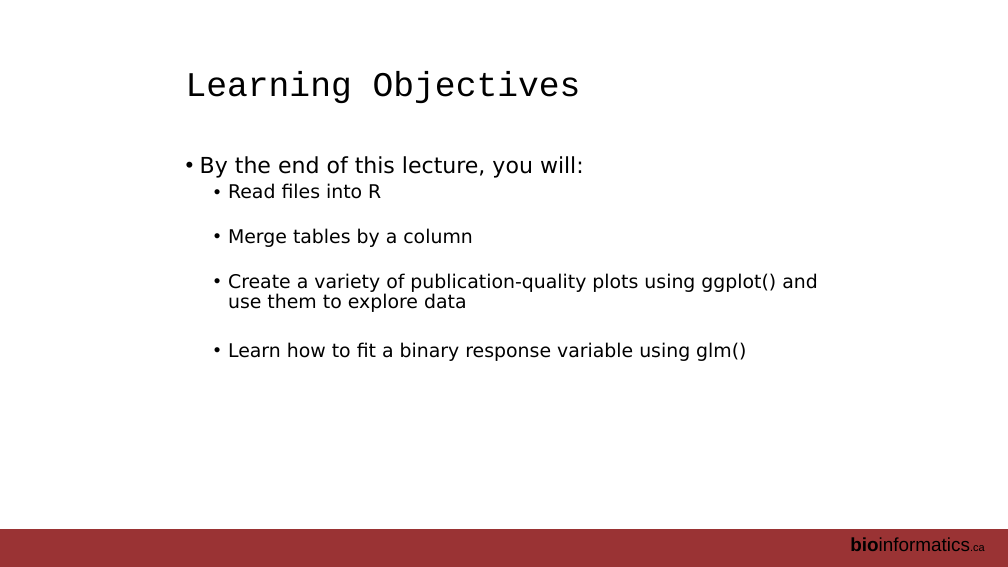
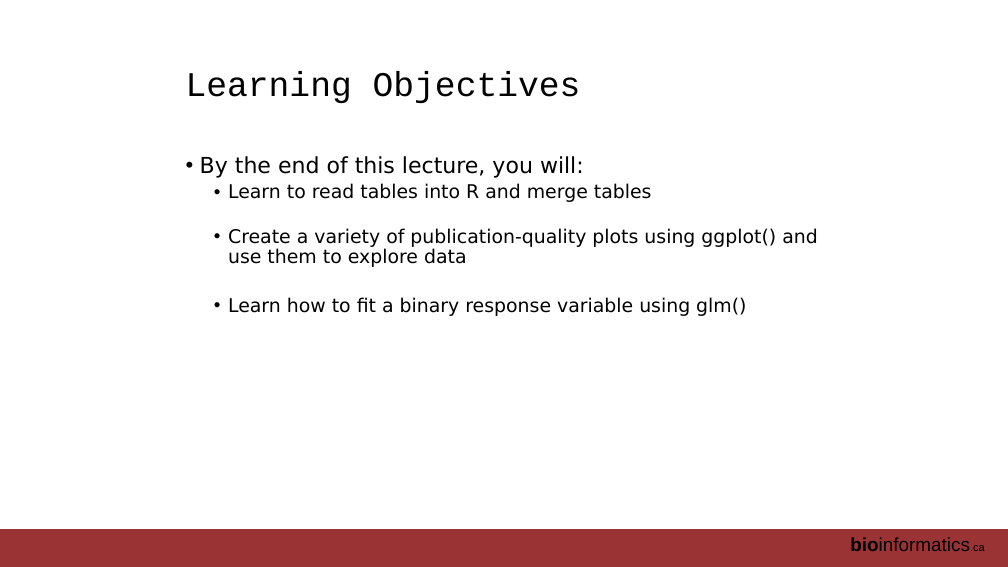
Before and after one commit to RealPaiLab/CBW_AUR2023, a slide deck: slide 4 of book/lectures/AUR_2023_Module3_GLM.pptx. Drawn at 1008x567 pixels with LibreOffice and Linux fonts; fonts in the diff are those of the drawing. Boxes give left, top, right and bottom in pixels: in the first picture for what was removed or moved away, otherwise in the second. Text is boxed around its words. In the diff, an @@ line names an element or a change of style, - is before the commit and + after.

```diff
--- a/book/lectures/AUR_2023_Module3_GLM.pptx
+++ b/book/lectures/AUR_2023_Module3_GLM.pptx
@@ text at <box>228,183,652,202</box>: text changed @@
-  • Read files into R
-  • Merge tables by a column
+  • Learn to read tables into R and merge tables
```
Also in this commit, not shown: 2 slides added, 16 other files.
